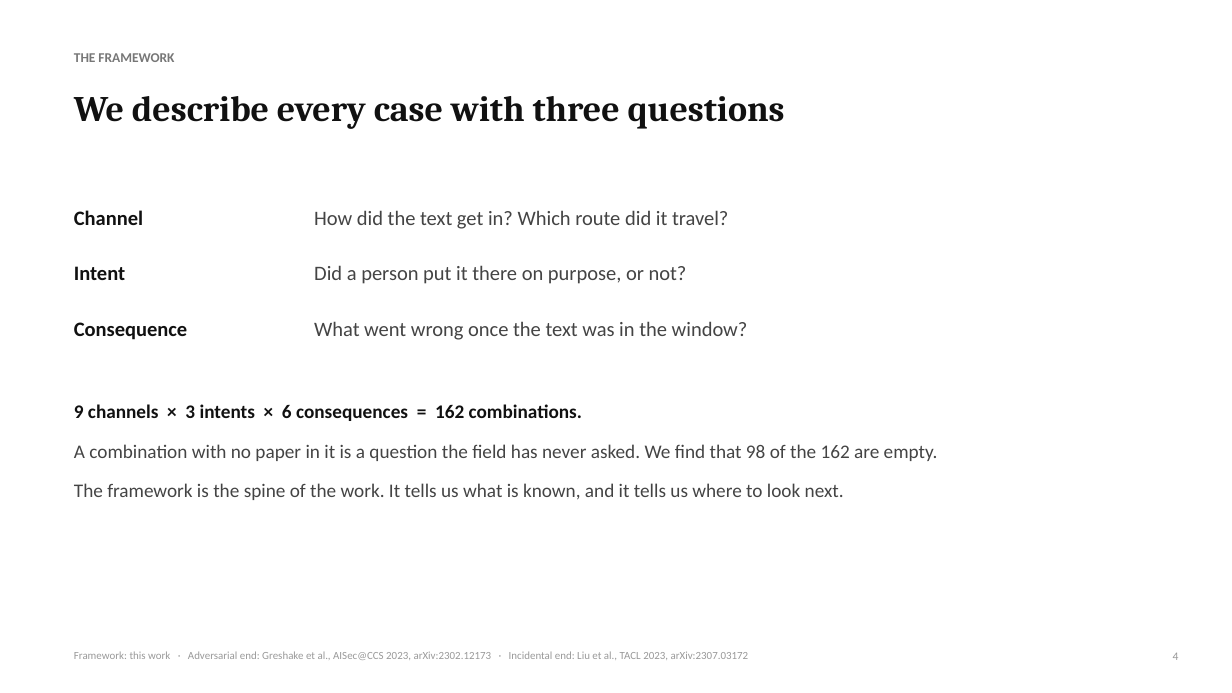
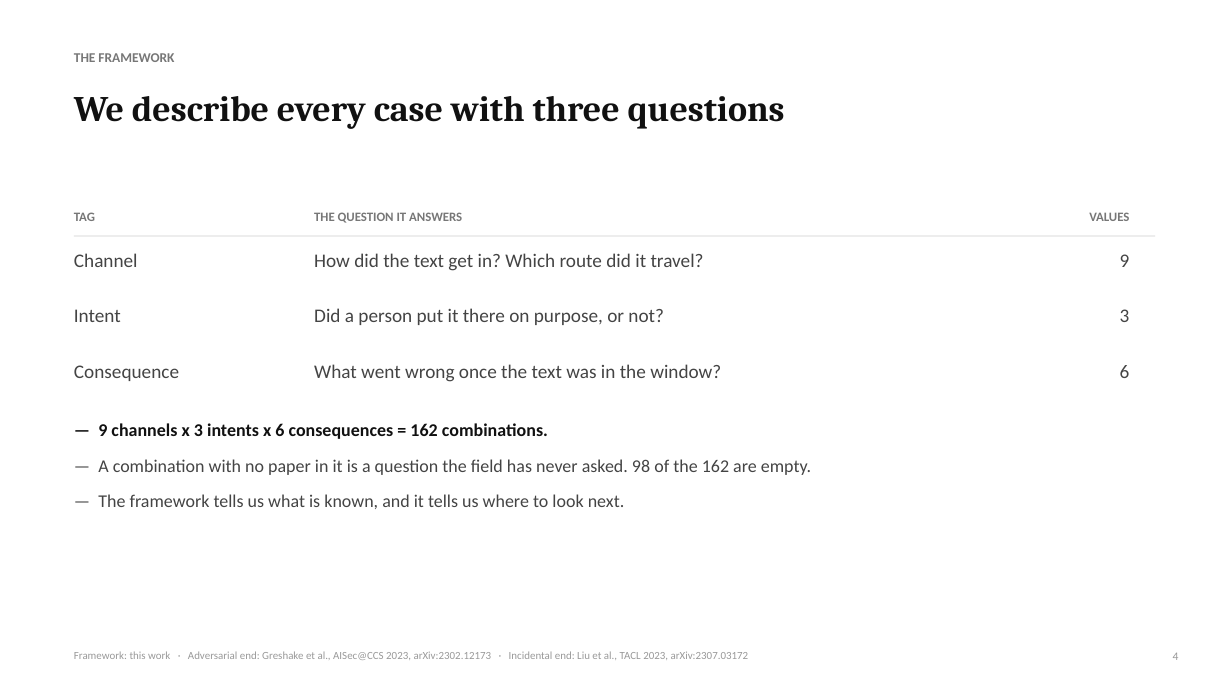
Before and after one commit to Nyamtulla/context_poison, a slide deck: slide 4 of advisor_meeting.pptx. Drawn at 1232x693 pixels with LibreOffice and Linux fonts; fonts in the diff are those of the drawing. Boxes give left, top, right and bottom in pixels: in the first picture for what was removed or moved away, otherwise in the second. Text is boxed around its words. In the diff, an @@ line names an element or a change of style, - is before the commit and + after.

```diff
--- a/advisor_meeting.pptx
+++ b/advisor_meeting.pptx
@@ text added at bbox=[74, 212, 95, 221], 10 pt, text #777777, bold @@
+TAG
@@ rectangle added at bbox=[74, 236, 1155, 237], fill #CCCCCC @@
@@ text added at bbox=[314, 212, 462, 223], 10 pt, text #777777, bold @@
+THE QUESTION IT ANSWERS
@@ text added at bbox=[1089, 212, 1129, 221], 10 pt, text #777777, bold @@
+VALUES
@@ text "How did the text get ...": place and size @@
-text "How did the text get ..." at bbox=[314, 210, 728, 229]
+text "How did the text get ..." at bbox=[314, 253, 704, 271]
@@ text added at bbox=[1120, 254, 1130, 267], 15 pt, text #444444 @@
+9
@@ text "Did a person put it ...": place and size @@
-text "Did a person put it ..." at bbox=[314, 265, 687, 284]
+text "Did a person put it ..." at bbox=[314, 308, 664, 325]
@@ text added at bbox=[1120, 309, 1130, 322], 15 pt, text #444444 @@
+3
@@ 3 texts: place and size @@
-3 texts at bbox=[74, 210, 187, 340]
+3 texts at bbox=[74, 253, 179, 381]
@@ size 16 to 15 pt, text colour #111111 to #444444, bold off in 3 elements at bbox=[74, 253, 138, 267], bbox=[74, 309, 121, 322], bbox=[74, 365, 179, 381] @@
@@ size 16 to 15 pt in 3 elements at bbox=[314, 253, 704, 271], bbox=[314, 308, 664, 325], bbox=[314, 364, 721, 382] @@
@@ text "What went wrong once the ...": place and size @@
-text "What went wrong once the ..." at bbox=[314, 321, 748, 340]
+text "What went wrong once the ..." at bbox=[314, 364, 721, 382]
@@ text added at bbox=[1120, 365, 1130, 378], 15 pt, text #444444 @@
+6
@@ text at bbox=[98, 423, 811, 509]: text changed; size 15 to 14 pt @@
-9 channels × 3 intents × 6 consequences = 162 combinations.
-A combination with no paper in it is a question the field has never asked. We find that 98 of the 162 are empty.
-The framework is the spine of the work. It tells us what is known, and it tells us where to look next.
+— 9 channels x 3 intents x 6 consequences = 162 combinations.
+— A combination with no paper in it is a question the field has never asked. 98 of the 162 are empty.
+— The framework tells us what is known, and it tells us where to look next.
```
Also in this commit, not shown: 11 other slides changed, 2 slides added, 1 slide removed, 2 other files.
